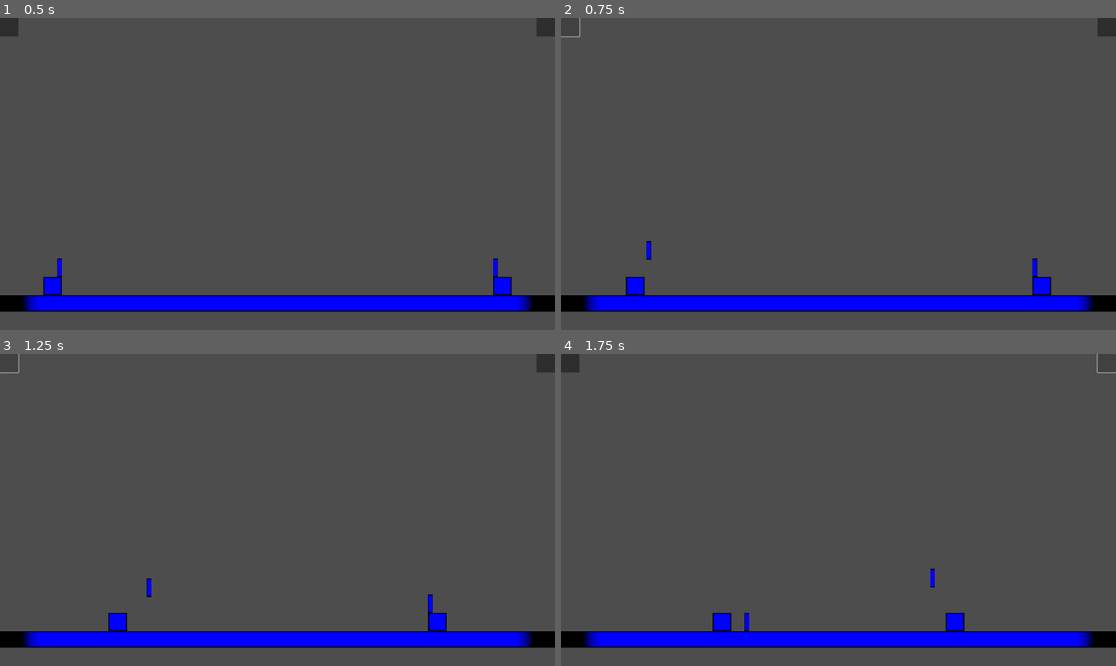
Above: before the commit, frames 1-4 (two rows, left to right).
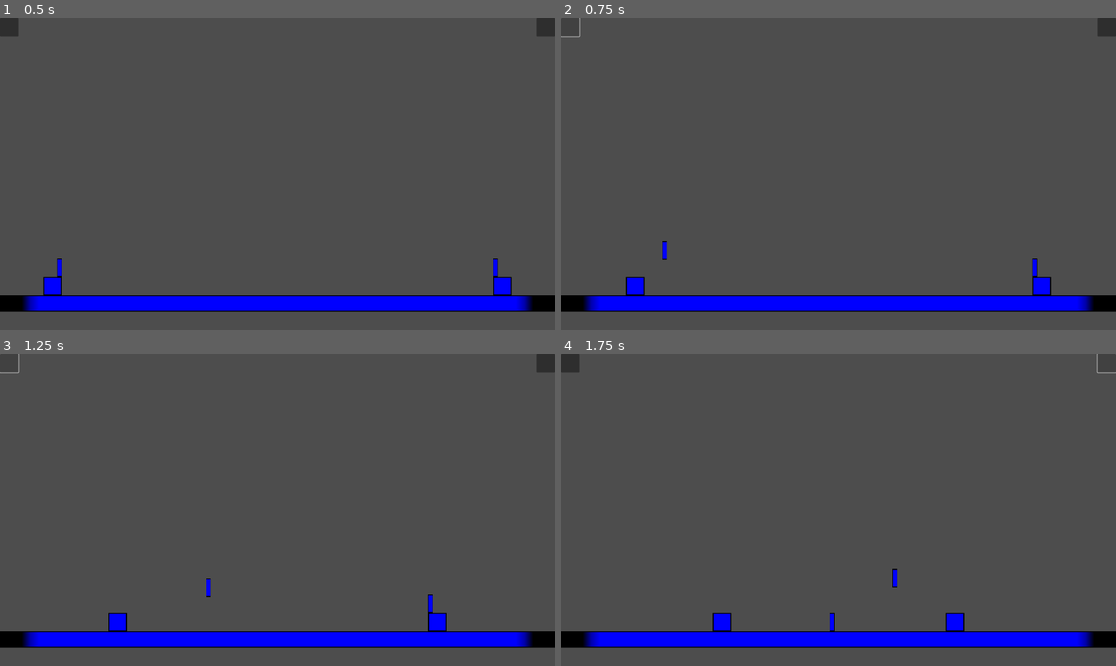
Above: after the commit, the same moments.

Repository: ra314/micro-swords
Game: Godot game, scene res://Main.tscn
Same seed, same stepped clock (60 frames per second), same inputs: the game is played once before the commit and once after it.
Inputs (mouse positions are in pixels of both pictures, inside the frame that each line leads up to):
- Up to frame 1 (0.5 s): no input
- Up to frame 2 (0.75 s): click (572, 27) at 0.5 s
- Up to frame 3 (1.25 s): no input
- Up to frame 4 (1.75 s): click (1104, 363) at 1.25 s

Frame 1 is identical in both runs. In frame 2, 0.1% of the frame differs, in the area x 15-20%, y 71-78%; in frame 3, 0.1%; in frame 4, 0.2%, in the area x 33-68%, y 68-89%.

Commit message:
Swords now bounce off walls.

Diff:
--- a/Sword.gd
+++ b/Sword.gd
@@ -5,6 +5,8 @@
 # Get the gravity from the project settings to be synced with RigidBody nodes.
 var gravity = ProjectSettings.get_setting("physics/2d/default_gravity")
 @export var state: ENUMS.SWORD_STATE
+var direction: ENUMS.DIRECTION
+var hor_speed: float
 
 func approx_equal(x, y):
 	return abs(y-x) < 0.1
@@ -16,18 +18,28 @@
 			velocity = Vector2(0,0)
 		else:
 			# Handle switching directions
-			if approx_equal(position.x, 0) or approx_equal(position.x, 1920-64):
-				velocity.x *= -1
+			if approx_equal(position.x, 0):
+				direction = ENUMS.DIRECTION.RIGHT
+			elif approx_equal(position.x, 1920-64):
+				direction = ENUMS.DIRECTION.LEFT
+
+			# Set velocity based on direction
+			if direction == ENUMS.DIRECTION.RIGHT:
+				velocity.x = hor_speed
+			else:
+				velocity.x = -hor_speed
 			velocity.y += gravity * delta
 			move_and_slide()
 	elif state == ENUMS.SWORD_STATE.HELD:
 		position += (velocity*delta)
 
-func action(direction: ENUMS.DIRECTION):
+func action(_direction: ENUMS.DIRECTION):
+	direction = _direction
 	assert(state == ENUMS.SWORD_STATE.HELD)
 	var new_y = sin(deg_to_rad(THROW_ANGLE))*THROW_SPEED
 	var new_x = cos(deg_to_rad(THROW_ANGLE))*THROW_SPEED
-	velocity = Vector2(new_x, -new_y)
+	hor_speed = new_x+abs(velocity.x)
+	velocity = Vector2(new_x+abs(velocity.x), -new_y)
 	if direction == ENUMS.DIRECTION.LEFT:
 		velocity.x *= -1
 	state = ENUMS.SWORD_STATE.THROWN
